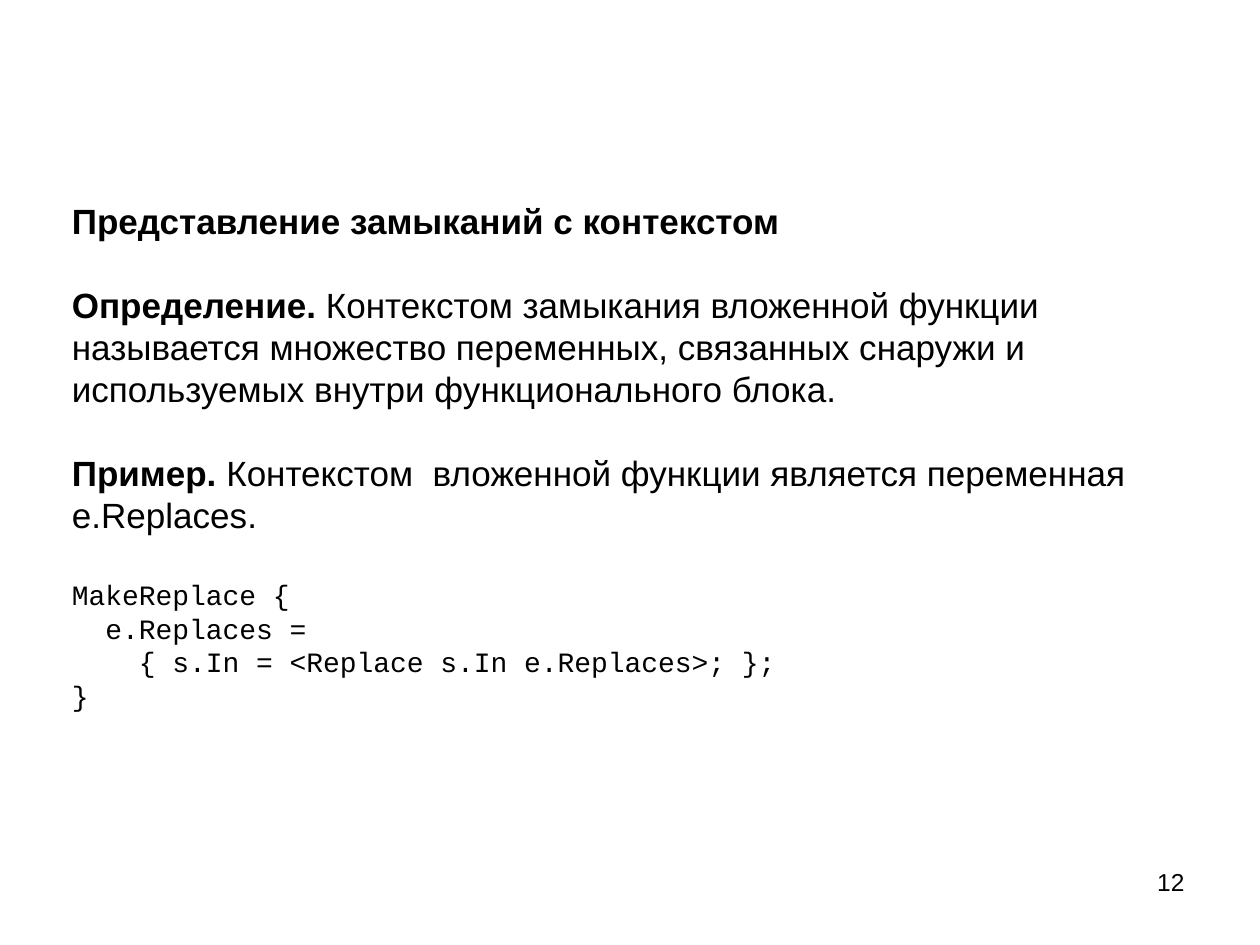
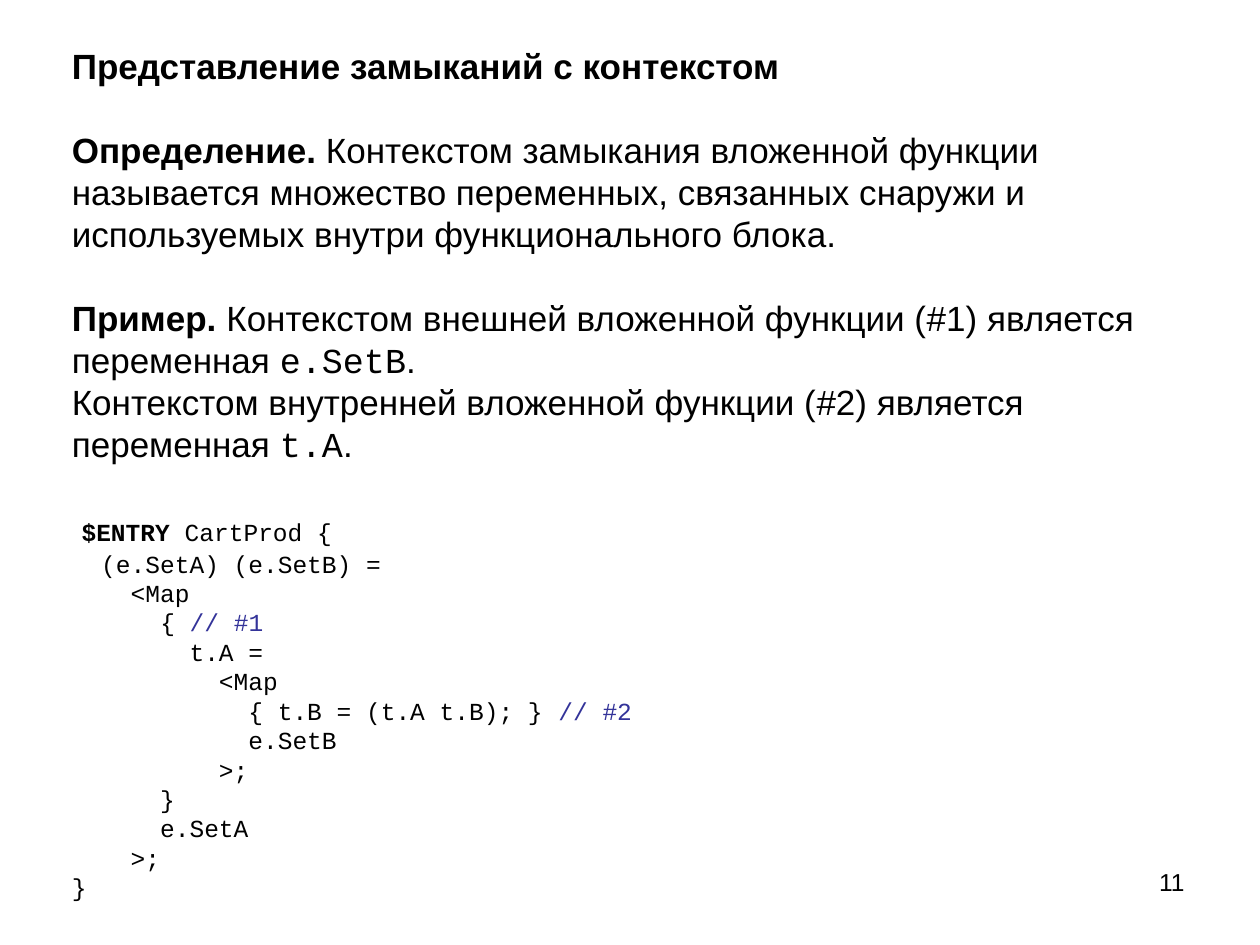
Before and after one commit to Mazdaywik/Refal-05, a slide deck: slide 11 of doc/Компилятор Простого Рефала.ppt (slide 12 before the commit). Drawn at 1260x945 pixels with LibreOffice and Linux fonts; fonts in the diff are those of the drawing. Boxes give left, top, right and bottom in pixels: in the first picture for what was removed or moved away, otherwise in the second. Text is boxed around its words. In the diff, an @@ line names an element or a change of style, - is before the commit and + after.

```diff
--- a/doc/Компилятор Простого Рефала.ppt
+++ b/doc/Компилятор Простого Рефала.ppt
@@ text "Представление замыканий с контекстом Определение. ..." at box(72, 53, 1134, 838): vertical alignment top to middle @@
@@ text at box(72, 53, 1134, 838): text changed @@
-Представление замыканий с контекстом
-Определение. Контекстом замыкания вложенной функции называется множество переменных, связанных снаружи и используемых внутри функционального блока.
-Пример. Контекстом вложенной функции является переменная e.Replaces.
-MakeReplace {
-e.Replaces =
-{ s.In = <Replace s.In e.Replaces>; };
-}
+Представление замыканий с контекстом
+Определение. Контекстом замыкания вложенной функции называется множество переменных, связанных снаружи и используемых внутри функционального блока.
+Пример. Контекстом внешней вложенной функции (#1) является переменная e.SetB.
+Контекстом внутренней вложенной функции (#2) является переменная t.A.
+$ENTRY CartProd {
+(e.SetA) (e.SetB) =
+<Map
+{ // #1
+t.A =
+<Map
+{ t.B = (t.A t.B); } // #2
+e.SetB
+>;
+}
+e.SetA
+>;
+}
@@ page number at box(1159, 874, 1184, 891): text changed @@
-12
+11
```
Also in this commit, not shown: 9 other slides changed, 3 slides added, 5 slides removed, 4 other files.
